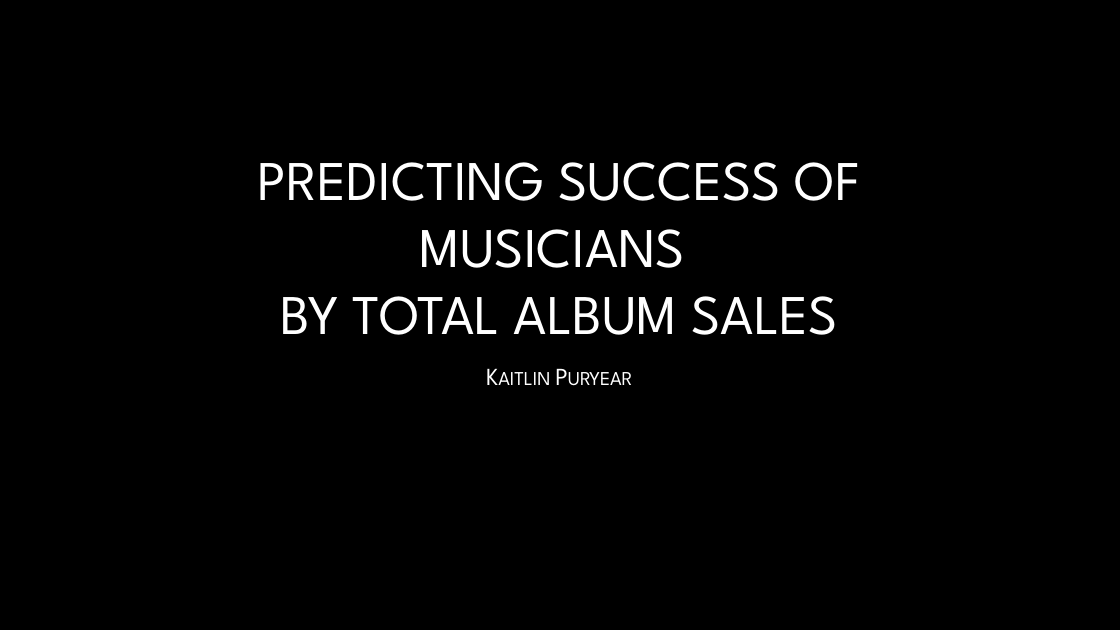
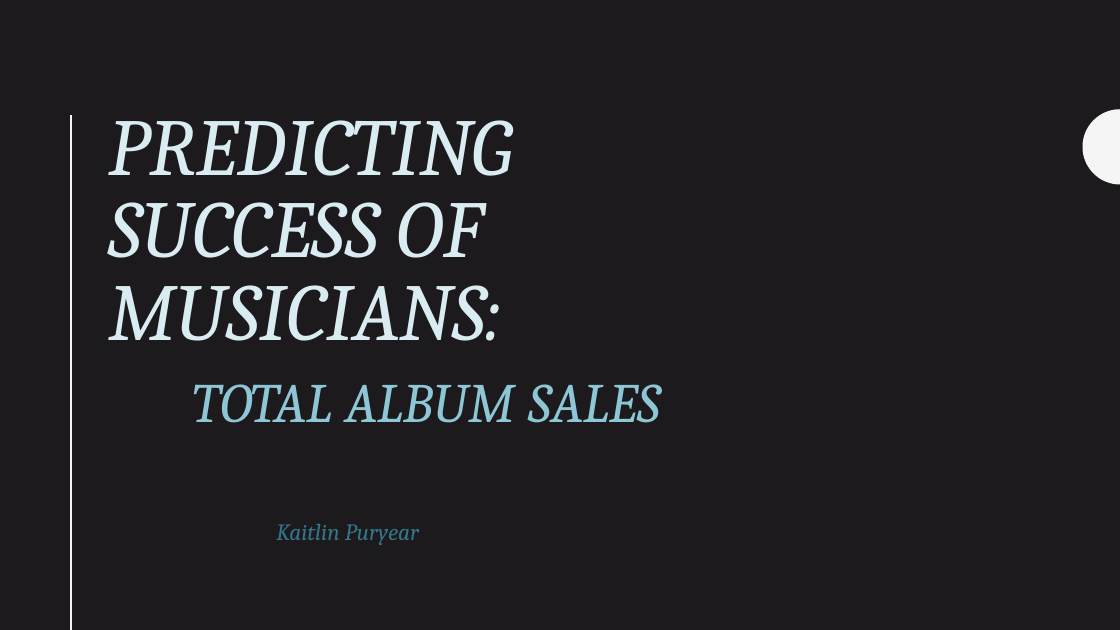
Before and after one commit to kpuryear/Puryear_Metis, a slide deck: slide 1 of Project2/Project2_Powerpoint.pptx. Drawn at 1120x630 pixels with LibreOffice and Linux fonts; fonts in the diff are those of the drawing; background and template pictures are left out. Boxes give left, top, right and bottom in pixels: in the first picture for what was removed or moved away, otherwise in the second. Text is boxed around its words. In the diff, an @@ line names an element or a change of style, - is before the commit and + after.

```diff
--- a/Project2/Project2_Powerpoint.pptx
+++ b/Project2/Project2_Powerpoint.pptx
@@ background picture (left out) to #1D1A1D @@
@@ line added from (71, 116) to (71, 630), #F5F5F5 2 pt @@
@@ title "PREDICTING SUCCESS OF MUSICIANS: TOTAL ..." at (108,120,660,423): vertical alignment bottom to top @@
@@ freeform shape added at (1083,109,1120,185), fill #F5F5F5 @@
@@ title at (108,120,660,423): text changed; size 48 to 69.3 pt; font League Spartan to Cambria; text colour gradient #FFFFFF to #A6A6A6 to #D9ECF1; italic on @@
-PREDICTING SUCCESS OF MUSICIANS
-BY TOTAL ALBUM SALES
+PREDICTING SUCCESS OF MUSICIANS:
+TOTAL ALBUM SALES
@@ subtitle "Kaitlin Puryear": place and size @@
-subtitle "Kaitlin Puryear" at (160,357,958,532)
+subtitle "Kaitlin Puryear" at (276,524,419,545)
@@ subtitle "Kaitlin Puryear" at (276,524,419,545): size 21 to 20 pt, font League Spartan to Cambria, text colour gradient #FFFFFF to #BFBFBF to #327689, italic on, small capitals off; alignment centre to left; line spacing 1 to 1.14; less space between paragraphs @@
```
Also in this commit, not shown: 8 other slides changed, 5 slides added, 5 other files.
